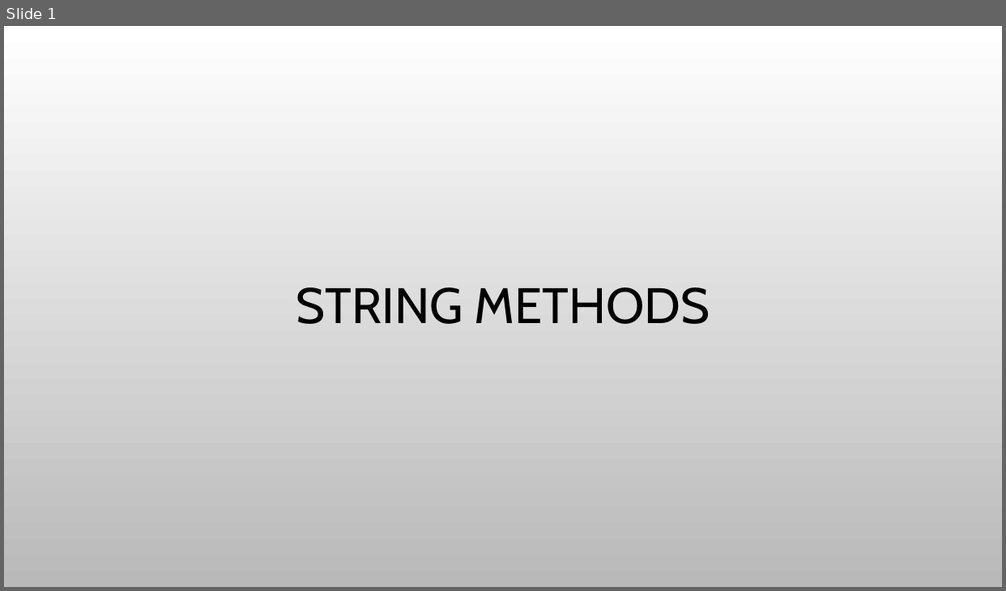
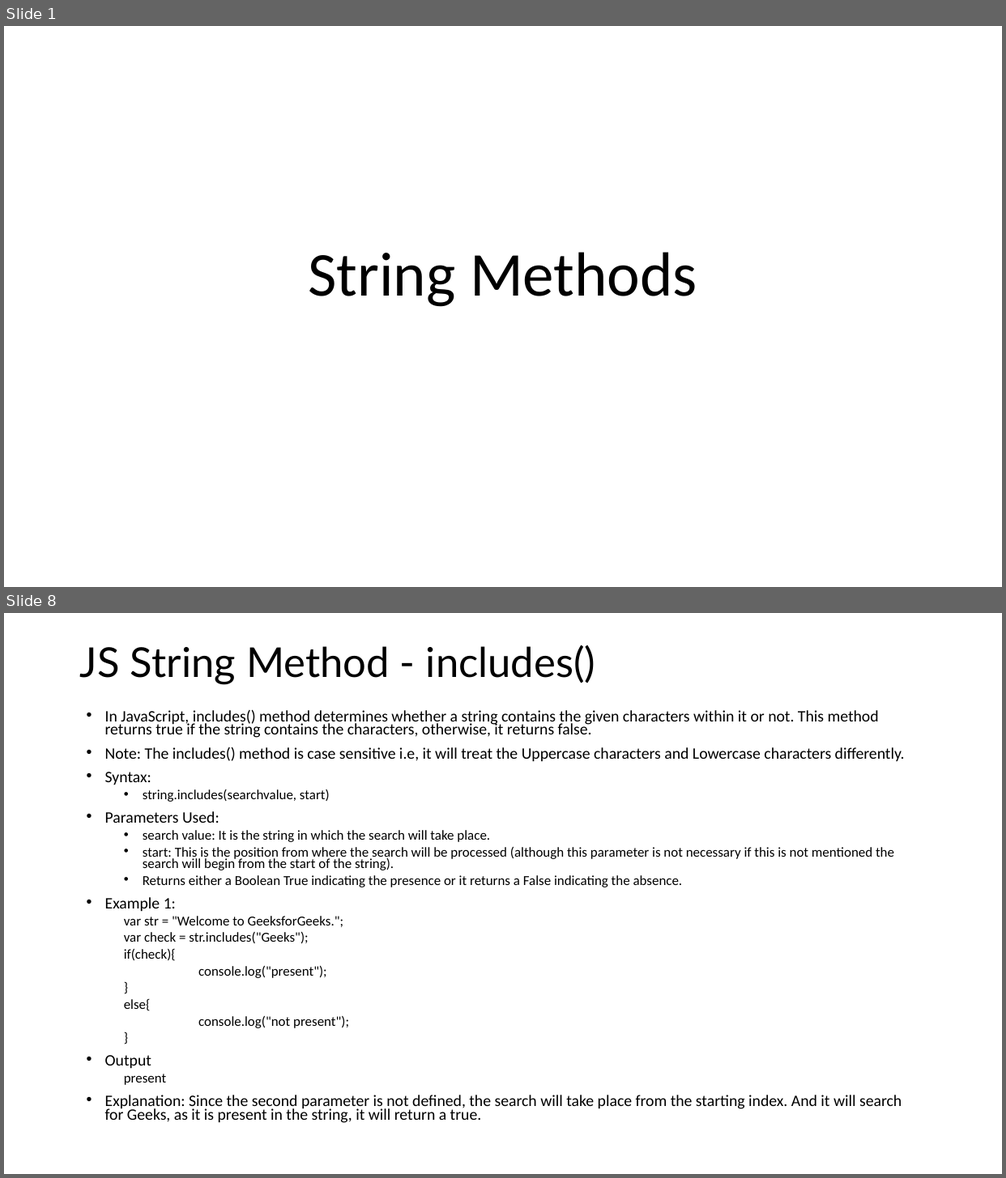
Before and after one commit to PramodJana/JavaScript, a slide deck: GFG JS Course Curriculam/Articles/004 String Values.pptx. Shown one above the other, each under a label of ours: slide 1 before the commit, slides 1 and 8 after it; the slides between them are not shown. The pictures are 1006x591 and 1006x1178 pixels, drawn with LibreOffice and Linux fonts; fonts in the diff are those of the drawing; background and template pictures are left out. Boxes give left, top, right and bottom in pixels: in the first picture for what was removed or moved away, otherwise in the second. Text is boxed around its words. In the diff, an @@ line names an element or a change of style, - is before the commit and + after.

```diff
--- a/GFG JS Course Curriculam/Articles/004 String Values.pptx
+++ b/GFG JS Course Curriculam/Articles/004 String Values.pptx
@@ slide 8 added at [4,613,1002,1174], background #FFFFFF @@
@@ title added at [80,645,596,684], 39.6 pt, text #000000 @@
+JS String Method - includes()
@@ text added at [105,709,905,1123], 15.4 pt, text #000000 @@
+• In JavaScript, includes() method determines whether a string contains the given characters within it or not. This method returns true if the string contains the characters, otherwise, it returns false.
+• Note: The includes() method is case sensitive i.e, it will treat the Uppercase characters and Lowercase characters differently.
+• Syntax:
+  • string.includes(searchvalue, start)
+• Parameters Used:
+  • search value: It is the string in which the search will take place.
+  • start: This is the position from where the search will be processed (although this parameter is not necessary if this is not mentioned the search will begin from the start of the string).
+  • Returns either a Boolean True indicating the presence or it returns a False indicating the absence.
+• Example 1:
+  var str = "Welcome to GeeksforGeeks.";
+  var check = str.includes("Geeks");
+  if(check){
+  console.log("present");
+  }
+  else{
+  console.log("not present");
+  }
+• Output
+  present
+• Explanation: Since the second parameter is not defined, the search will take place from the starting index. And it will search for Geeks, as it is present in the string, it will return a true.
@@ slide 1 changed as well @@
@@ background picture (left out) to #FFFFFF @@
@@ title at [308,252,697,307]: text changed; size 48 to 60 pt; font Cabin to Calibri @@
-STRING METHODS
+String Methods
```
Also in this commit, not shown: 16 other slides added, 1 slide removed.
